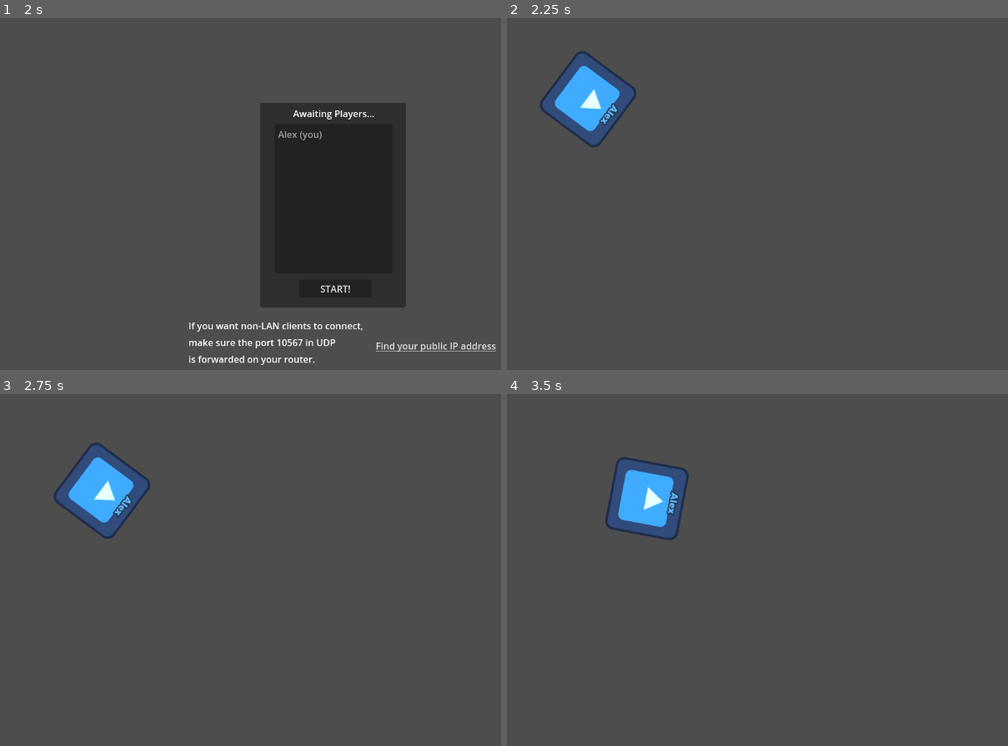
Above: before the commit, frames 1-4 (two rows, left to right).
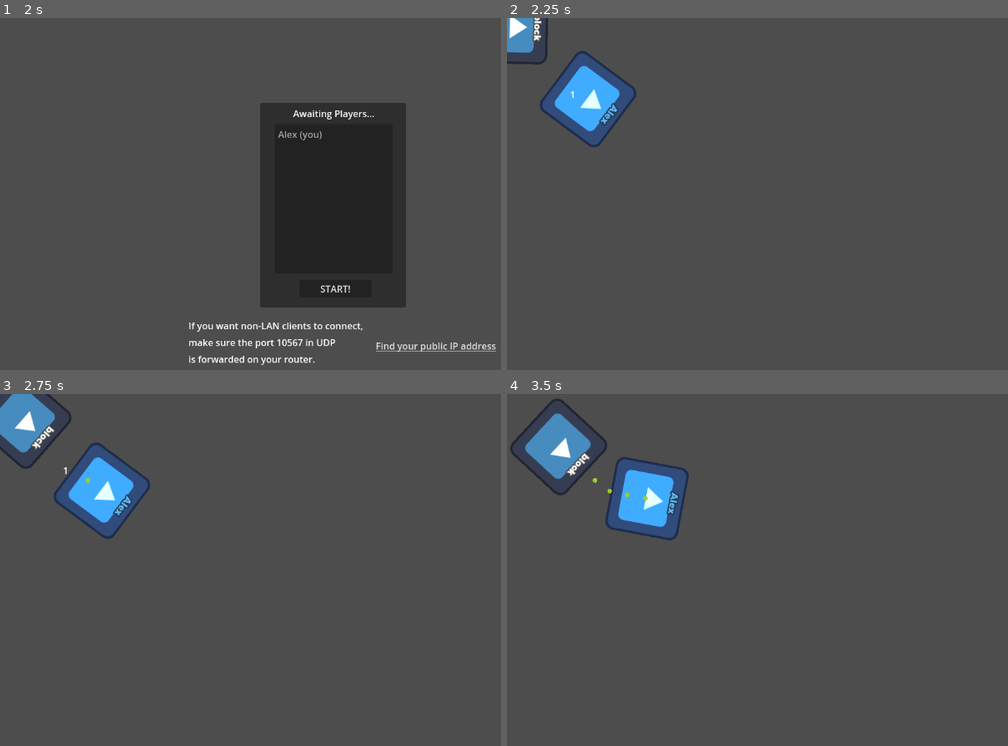
Above: after the commit, the same moments.

Repository: exidle/snake
Game: Godot game, scene res://scenes/lobby.tscn
Same seed, same stepped clock (60 frames per second), same inputs: the game is played once before the commit and once after it. The engine's default icon, where the game draws it, is replaced by a stand-in: a white triangle on a blue panel in a dark square.
Inputs (mouse positions are in pixels of both pictures, inside the frame that each line leads up to):
- Up to frame 1 (2 s): click (305, 186) at 0.52 s; type "Alex" at 0.6 s; click "Host" at 1.25 s
- Up to frame 2 (2.25 s): click "START!" at 2 s
- Up to frame 3 (2.75 s): no input
- Up to frame 4 (3.5 s): move the mouse to (987, 562) at 2.77 s; hold A (rotate_ccw) from 2.78 s (still down)

Frame 1 is identical in both runs. In frame 2, 0.7% of the frame differs, in the area x 0-14%, y 0-23%; in frame 3, 1.6%; in frame 4, 2.0%, in the area x 0-29%, y 1-31%.

Commit message:
Snake implementation using blocks
* Snake is container for blocks.
* The input is in snake.
* Snake is using MultiplayerSychronizer for sync head input and head
  placement in the world.
* Blocks are not colliding with ourselves but colliding with walls.

Diff:
--- a/gamestate.gd
+++ b/gamestate.gd
@@ -113,7 +113,7 @@
 	load_world.rpc()
 
 	var world: Node2D = get_tree().get_root().get_node("World")
-	var player_scene: PackedScene = load("res://scenes/player.tscn")
+	var player_scene: PackedScene = load("res://scenes/snake.tscn")
 
 	# Create a dictionary with peer ID. and respective spawn points.
 	# TODO: This could be improved by randomizing spawn points for players.
--- a/logic/Inputs.gd
+++ b/logic/Inputs.gd
@@ -11,8 +11,6 @@
 		motion = clamp(value, Vector2(-1, -1), Vector2(1, 1))
 
 @export var angle := 0.0
-
-
 
 func update(center: Vector2, rot: float) -> void:
 	match input_type:
--- a/logic/Player.gd
+++ /dev/null
@@ -1,39 +0,0 @@
-extends CharacterBody2D
-
-## The player's movement speed (in pixels per second).
-const MOTION_SPEED = 90.0
-@export var synced_position := Vector2()
-@export var synced_rotation := 0.0
-
-@onready var inputs: Node = $Inputs
-
-func _ready() -> void:
-	position = synced_position
-	if str(name).is_valid_int():
-		$"Inputs/InputsSync".set_multiplayer_authority(str(name).to_int())
-
-func _physics_process(delta):
-	if multiplayer.multiplayer_peer == null or str(multiplayer.get_unique_id()) == str(name):
-		# The client which this player represent will update the controls state, and notify it to everyone.
-		inputs.update(global_position, rotation)
-
-	if multiplayer.multiplayer_peer == null or is_multiplayer_authority():
-		# The server updates the position that will be notified to the clients.
-		synced_position = global_position
-		synced_rotation = rotation
-	else:
-		# The client simply updates the position to the last known one.
-		position = synced_position
-		rotation = synced_rotation
-
-	# Everybody runs physics. i.e. clients try to predict where they will be during the next frame.
-	rotation = inputs.angle
-	velocity = inputs.motion * MOTION_SPEED
-	move_and_slide()
-
-@rpc("call_local")
-func set_player_name(value: String) -> void:
-	$label.text = value
-	# Assign a random color to the player based on its name.
-	$label.modulate = gamestate.get_player_color(value)
-	$sprite.modulate = Color(0.5, 0.5, 0.5) + gamestate.get_player_color(value)
--- /dev/null
+++ b/logic/block.gd
@@ -0,0 +1,68 @@
+extends CharacterBody2D
+
+## The player's movement speed (in pixels per second).
+const MOTION_SPEED = 90.0
+
+## The distance between stored positions (pixels).
+const STORED_DISTANCE = 30.0
+
+@export var parent_block: CharacterBody2D = null
+@export var snake: Node2D = null
+@onready var inputs: Node = null
+
+@onready var stored_positions: Array = []
+
+var update_position_time: float = 0.
+
+func _physics_process(delta):
+	# Everybody runs physics. i.e. clients try to predict where they will be during the next frame.
+	if inputs != null and parent_block == null:
+		rotation = inputs.angle
+		velocity = inputs.motion * MOTION_SPEED
+	elif parent_block != null:
+		update_position_time += delta
+		if update_position_time > STORED_DISTANCE / MOTION_SPEED:
+			update_position_time = 0.
+			parent_block.update_stored_positions()
+		var vd = (parent_block.get_last_stored_position() - global_position).normalized()
+		velocity = vd * MOTION_SPEED
+		if get_total_distance() < 148.0:
+			velocity *= 0.5
+		rotation = lerp_angle(rotation, -vd.angle_to(Vector2.UP), delta * 6.0)
+		if global_position.distance_to(parent_block.get_last_stored_position()) < 5.:
+			parent_block.remove_last_stored_position()
+
+	move_and_slide()
+	queue_redraw()
+
+@rpc("call_local")
+func set_player_name(value: String) -> void:
+	$label.text = value
+	# Assign a random color to the player based on its name.
+	$label.modulate = gamestate.get_player_color(value)
+	$sprite.modulate = Color(0.5, 0.5, 0.5) + gamestate.get_player_color(value)
+
+func update_stored_positions():
+	stored_positions.append(global_position)
+
+func get_last_stored_position():
+	if stored_positions.is_empty(): return global_position
+	return stored_positions.front()
+
+func remove_last_stored_position():
+	stored_positions.pop_front()
+
+## Returns cumullative distance from a parent's center to center of the block
+func get_total_distance():
+	assert(parent_block != null, "Can't be called on head block!")
+	var d:float = 0.
+	var c: Vector2 = global_position
+	for x in parent_block.stored_positions:
+		d += c.distance_to(x)
+		c = x
+	d += c.distance_to(parent_block.global_position)
+	return d
+
+func _draw():
+	for a in stored_positions:
+		draw_circle(to_local(a), 4, Color.YELLOW_GREEN)
--- /dev/null
+++ b/logic/snake.gd
@@ -0,0 +1,33 @@
+extends Node2D
+
+# Heads position
+@export var synced_position := Vector2(500, 500)
+# Heads rotation
+@export var synced_rotation := 0.0
+
+@onready var snake_head = $snake_blocks/head
+@onready var inputs = $Inputs
+
+func _ready():
+	if str(name).is_valid_int():
+		$"Inputs/InputsSync".set_multiplayer_authority(str(name).to_int())
+	snake_head.global_position = synced_position
+	snake_head.inputs = inputs
+
+func _physics_process(_delta):
+	if multiplayer.multiplayer_peer == null or str(multiplayer.get_unique_id()) == str(name):
+		# The client which this player represent will update the controls state, and notify it to everyone.
+		inputs.update(snake_head.global_position, snake_head.rotation)
+
+	if multiplayer.multiplayer_peer == null or is_multiplayer_authority():
+		# The server updates the position that will be notified to the clients.
+		synced_position = snake_head.global_position
+		synced_rotation = snake_head.rotation
+	else:
+		# The client simply updates the position to the last known one.
+		snake_head.position = synced_position
+		snake_head.rotation = synced_rotation
+
+@rpc("call_local")
+func set_player_name(value: String) -> void:
+	snake_head.set_player_name(value)
--- a/project.godot
+++ b/project.godot
@@ -34,6 +34,7 @@
 
 [layer_names]
 
+2d_physics/layer_1="snake_block"
 2d_physics/layer_5="walls"
 
 [rendering]
--- /dev/null
+++ b/scenes/block.tscn
@@ -0,0 +1,39 @@
+[gd_scene load_steps=7 format=3 uid="uid://dtfcnot1wruor"]
+
+[ext_resource type="Script" path="res://logic/block.gd" id="1_gm7hs"]
+[ext_resource type="Texture2D" uid="uid://c1pn3f7det0ds" path="res://icon.svg" id="2_1qm0b"]
+[ext_resource type="FontFile" uid="uid://bnl1vkol8ivdn" path="res://montserrat.otf" id="4_8iarv"]
+[ext_resource type="LabelSettings" uid="uid://csnrurp4sehdq" path="res://scenes/label_font_conf.tres" id="5_8tbiu"]
+
+[sub_resource type="RectangleShape2D" id="RectangleShape2D_5or1k"]
+size = Vector2(128, 128)
+
+[sub_resource type="SceneReplicationConfig" id="SceneReplicationConfig_ynl50"]
+properties/0/path = NodePath("label:text")
+properties/0/spawn = true
+properties/0/replication_mode = 0
+
+[node name="block" type="CharacterBody2D"]
+collision_mask = 16
+script = ExtResource("1_gm7hs")
+
+[node name="sprite" type="Sprite2D" parent="."]
+z_index = -1
+texture = ExtResource("2_1qm0b")
+
+[node name="collisionShape2D" type="CollisionShape2D" parent="."]
+shape = SubResource("RectangleShape2D_5or1k")
+
+[node name="Synchronizer" type="MultiplayerSynchronizer" parent="."]
+replication_config = SubResource("SceneReplicationConfig_ynl50")
+
+[node name="label" type="Label" parent="."]
+offset_left = -63.0
+offset_top = -56.0
+offset_right = 64.0
+offset_bottom = -29.0
+theme_override_fonts/font = ExtResource("4_8iarv")
+theme_override_font_sizes/font_size = 16
+text = "block"
+label_settings = ExtResource("5_8tbiu")
+horizontal_alignment = 1
--- a/scenes/player.tscn
+++ /dev/null
@@ -1,58 +0,0 @@
-[gd_scene load_steps=9 format=3 uid="uid://dtfcnot1wruor"]
-
-[ext_resource type="Script" path="res://logic/Player.gd" id="1_5pj3o"]
-[ext_resource type="Texture2D" uid="uid://c1pn3f7det0ds" path="res://icon.svg" id="1_q7gtm"]
-[ext_resource type="Script" path="res://logic/Inputs.gd" id="2_d7dco"]
-[ext_resource type="FontFile" uid="uid://bnl1vkol8ivdn" path="res://montserrat.otf" id="4_7lcxd"]
-[ext_resource type="LabelSettings" uid="uid://csnrurp4sehdq" path="res://scenes/label_font_conf.tres" id="5_4ea11"]
-
-[sub_resource type="RectangleShape2D" id="RectangleShape2D_5or1k"]
-size = Vector2(128, 128)
-
-[sub_resource type="SceneReplicationConfig" id="SceneReplicationConfig_lqw7a"]
-properties/0/path = NodePath(".:motion")
-properties/0/spawn = true
-properties/0/replication_mode = 1
-properties/1/path = NodePath(".:angle")
-properties/1/spawn = true
-properties/1/replication_mode = 1
-
-[sub_resource type="SceneReplicationConfig" id="SceneReplicationConfig_ynl50"]
-properties/0/path = NodePath("label:text")
-properties/0/spawn = true
-properties/0/replication_mode = 0
-properties/1/path = NodePath(".:synced_position")
-properties/1/spawn = true
-properties/1/replication_mode = 1
-properties/2/path = NodePath(".:synced_rotation")
-properties/2/spawn = true
-properties/2/replication_mode = 1
-
-[node name="player" type="CharacterBody2D"]
-script = ExtResource("1_5pj3o")
-
-[node name="sprite" type="Sprite2D" parent="."]
-texture = ExtResource("1_q7gtm")
-
-[node name="collisionShape2D" type="CollisionShape2D" parent="."]
-shape = SubResource("RectangleShape2D_5or1k")
-
-[node name="Inputs" type="Node2D" parent="."]
-script = ExtResource("2_d7dco")
-
-[node name="InputsSync" type="MultiplayerSynchronizer" parent="Inputs"]
-replication_config = SubResource("SceneReplicationConfig_lqw7a")
-
-[node name="Synchronizer" type="MultiplayerSynchronizer" parent="."]
-replication_config = SubResource("SceneReplicationConfig_ynl50")
-
-[node name="label" type="Label" parent="."]
-offset_left = -63.0
-offset_top = -56.0
-offset_right = 64.0
-offset_bottom = -29.0
-theme_override_fonts/font = ExtResource("4_7lcxd")
-theme_override_font_sizes/font_size = 16
-text = "PLAYER"
-label_settings = ExtResource("5_4ea11")
-horizontal_alignment = 1
--- /dev/null
+++ b/scenes/snake.tscn
@@ -0,0 +1,44 @@
+[gd_scene load_steps=6 format=3 uid="uid://dqvb0rym2d207"]
+
+[ext_resource type="PackedScene" uid="uid://dtfcnot1wruor" path="res://scenes/block.tscn" id="1_6gasg"]
+[ext_resource type="Script" path="res://logic/snake.gd" id="1_tadlx"]
+[ext_resource type="Script" path="res://logic/Inputs.gd" id="3_cqtuq"]
+
+[sub_resource type="SceneReplicationConfig" id="SceneReplicationConfig_cg2u3"]
+properties/0/path = NodePath(".:motion")
+properties/0/spawn = true
+properties/0/replication_mode = 1
+properties/1/path = NodePath(".:angle")
+properties/1/spawn = true
+properties/1/replication_mode = 1
+
+[sub_resource type="SceneReplicationConfig" id="SceneReplicationConfig_rjqql"]
+properties/0/path = NodePath(".:synced_position")
+properties/0/spawn = true
+properties/0/replication_mode = 1
+properties/1/path = NodePath(".:synced_rotation")
+properties/1/spawn = true
+properties/1/replication_mode = 1
+
+[node name="snake" type="Node2D"]
+script = ExtResource("1_tadlx")
+
+[node name="snake_blocks" type="Node2D" parent="."]
+
+[node name="head" parent="snake_blocks" node_paths=PackedStringArray("snake") instance=ExtResource("1_6gasg")]
+position = Vector2(323, 180)
+snake = NodePath("../..")
+
+[node name="block" parent="snake_blocks" node_paths=PackedStringArray("parent_block", "snake") instance=ExtResource("1_6gasg")]
+position = Vector2(-5, 4)
+parent_block = NodePath("../head")
+snake = NodePath("../..")
+
+[node name="Inputs" type="Node2D" parent="."]
+script = ExtResource("3_cqtuq")
+
+[node name="InputsSync" type="MultiplayerSynchronizer" parent="Inputs"]
+replication_config = SubResource("SceneReplicationConfig_cg2u3")
+
+[node name="Synchronizer" type="MultiplayerSynchronizer" parent="."]
+replication_config = SubResource("SceneReplicationConfig_rjqql")
--- a/scenes/world.tscn
+++ b/scenes/world.tscn
@@ -19,5 +19,12 @@
 [node name="Players" type="Node2D" parent="."]
 
 [node name="PlayerSpawner" type="MultiplayerSpawner" parent="."]
-_spawnable_scenes = PackedStringArray("res://scenes/player.tscn")
+_spawnable_scenes = PackedStringArray("res://scenes/snake.tscn")
 spawn_path = NodePath("../Players")
+
+[node name="Label" type="Label" parent="."]
+offset_left = 109.0
+offset_top = 121.0
+offset_right = 151.0
+offset_bottom = 144.0
+text = "1"
